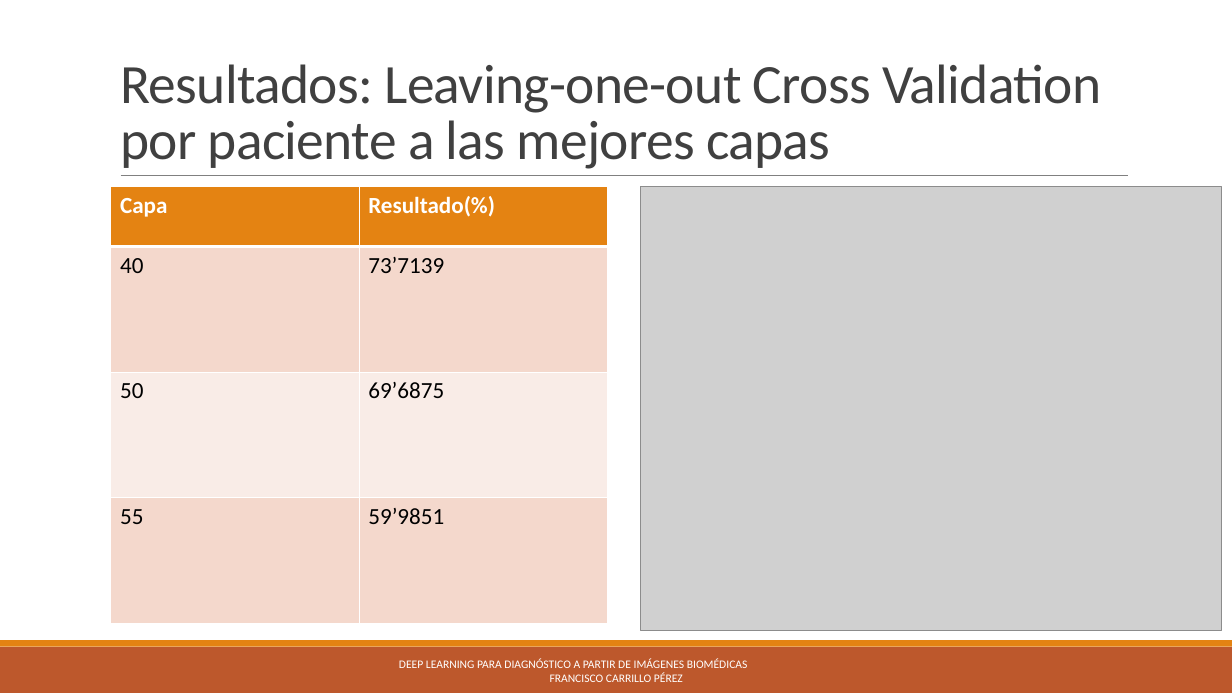
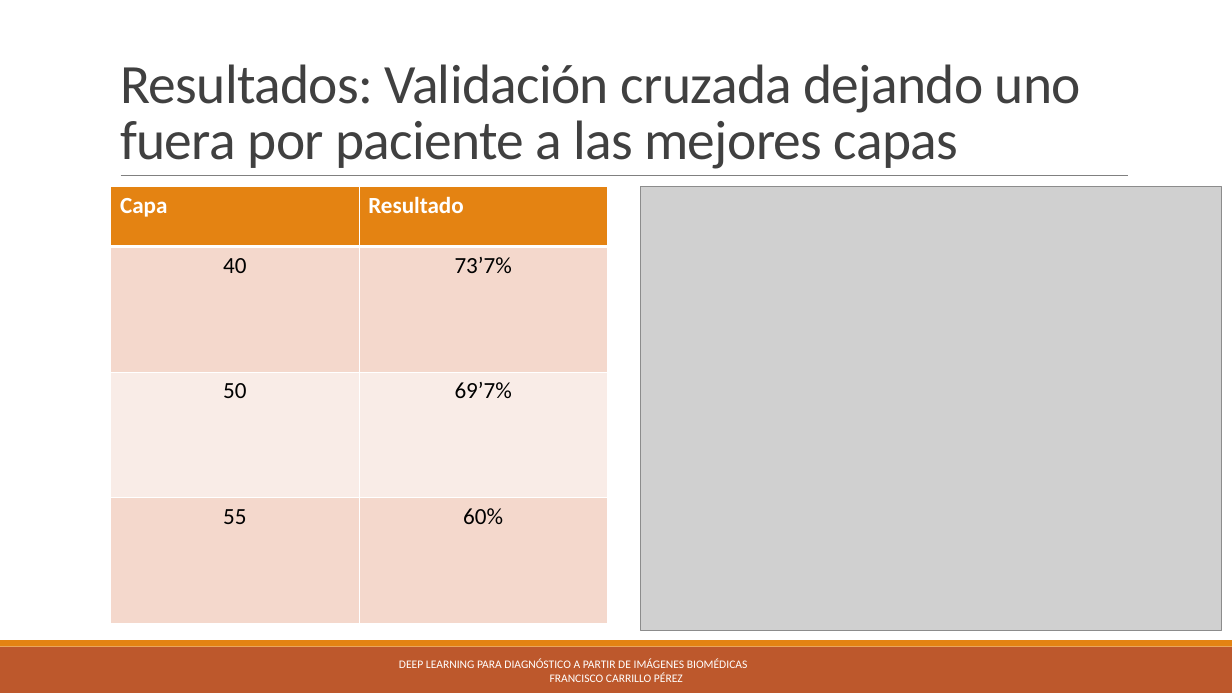
Before and after one commit to pacocp/Deep-Learning-para-diagnostico-a-partir-de-imagenes-Biomedicas, a slide deck: slide 18 of tfgpresentacion.pptx. Drawn at 1232x693 pixels with LibreOffice and Linux fonts; fonts in the diff are those of the drawing; grey boxes stand for pictures. Boxes give left, top, right and bottom in pixels: in the first picture for what was removed or moved away, otherwise in the second. Text is boxed around its words. In the diff, an @@ line names an element or a change of style, - is before the commit and + after.

```diff
--- a/tfgpresentacion.pptx
+++ b/tfgpresentacion.pptx
@@ title at <box>120,64,1081,169</box>: text changed @@
-Resultados: Leaving-one-out Cross Validation por paciente a las mejores capas
+Resultados: Validación cruzada dejando uno fuera por paciente a las mejores capas
@@ table at <box>111,187,608,624</box> @@
-row 1, column 2: Resultado(%)
+row 1, column 2: Resultado
-row 2, column 2: 73’7139
+row 2, column 2: 73’7%
-row 3, column 2: 69’6875
+row 3, column 2: 69’7%
-row 4, column 2: 59’9851
+row 4, column 2: 60%
@@ alignment left to centre @@
```
Also in this commit, not shown: 14 other slides changed, 1 slide added.
